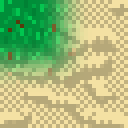
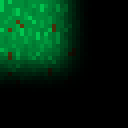
Revision of a layered 128×128 image; what changed, layer by layer:
added layer "Layer 2" above "Layer 1" over [0, 0, 128, 128]
moved "Layer 1" above "Layer 5 copy 6" over [0, 0, 128, 128]
